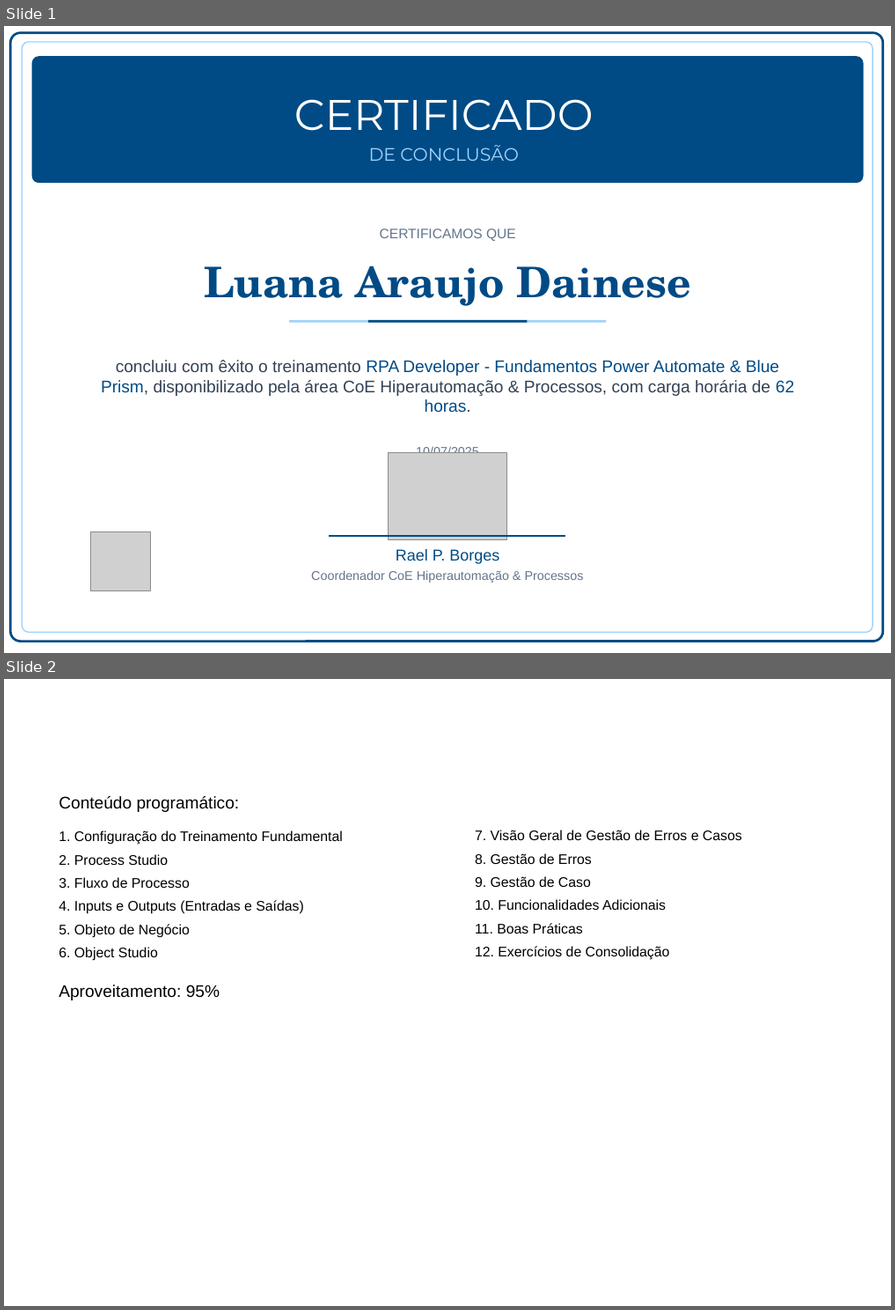
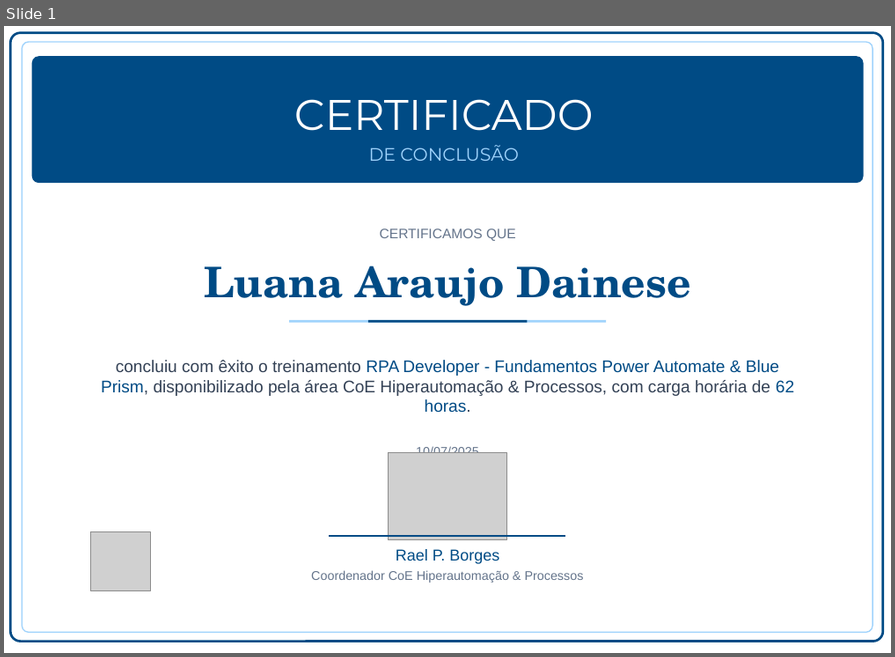
Before and after one commit to rpacontrolroom-hub/NexaAcademy, a slide deck: public/certificates/modelo-certificado-base.pptx. Shown one above the other, each under a label of ours: slides 1 and 2 before the commit, slide 1 after it. The pictures are 895x1310 and 895x657 pixels, drawn with LibreOffice and Linux fonts; fonts in the diff are those of the drawing; grey boxes stand for pictures; background and template pictures are left out. Boxes give left, top, right and bottom in pixels: in the first picture for what was removed or moved away, otherwise in the second. Text is boxed around its words. In the diff, an @@ line names an element or a change of style, - is before the commit and + after.

```diff
--- a/public/certificates/modelo-certificado-base.pptx
+++ b/public/certificates/modelo-certificado-base.pptx
@@ slide 2 removed at [4, 679, 891, 1306], background #FFFFFF @@
@@ text removed at [59, 796, 240, 812] @@
-Conteúdo programático:
@@ text removed at [59, 830, 343, 961] @@
-1. Configuração do Treinamento Fundamental
-2. Process Studio
-3. Fluxo de Processo
-4. Inputs e Outputs (Entradas e Saídas)
-5. Objeto de Negócio
-6. Object Studio
@@ text removed at [475, 829, 742, 960] @@
-7. Visão Geral de Gestão de Erros e Casos
-8. Gestão de Erros
-9. Gestão de Caso
-10. Funcionalidades Adicionais
-11. Boas Práticas
-12. Exercícios de Consolidação
@@ text removed at [59, 984, 220, 1000] @@
-Aproveitamento: 95%
```
Also in this commit, not shown: 5 other files.
